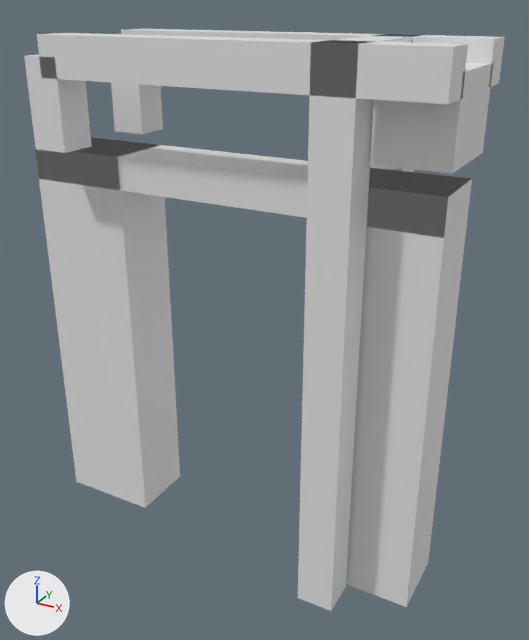
Two versions of the glTF model models/hoornaar/hoornaar-brug-e34825c3/hoornaar-brug-e34825c3.glb, one commit apart.
One viewpoint serves both versions: a camera (50 mm lens) standing at (8.76, -14.41, 3.55) and looking at (0.69, 0.26, -3.78). Arrows for +X, +Y and +Z are at lower left; the lights stay in place. The picture after the commit comes second.

Names of what the first picture shows: 'building:balans', 'building:balans 2', 'building:contragewicht', 'building:hamei', 'building:hamei 2', 'building:hangstang', 'building:hangstang 2', 'building:portaal', 'road:dek', 'road:landhoofd (aangenomen)', 'road:landhoofd (aangenomen) 2'.
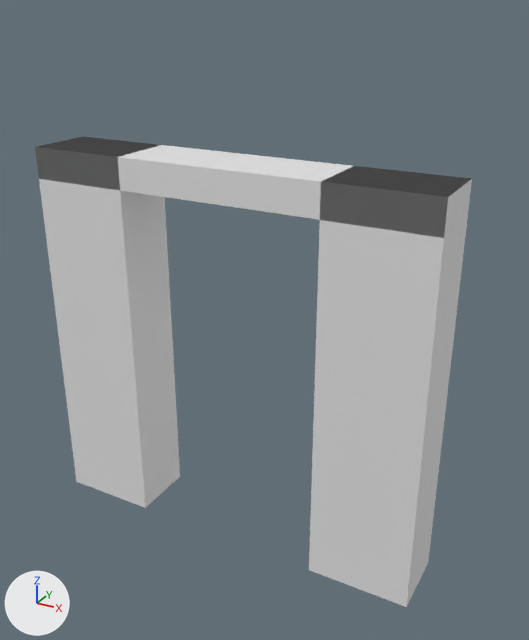
What differs and where, as boxes [x1, y1, x2, y2] in the pictures (529 x 640 px):
```json
{"object": "building:hamei 2", "change": "deleted", "before": [298, 40, 374, 611]}
{"object": "building:balans 2", "change": "deleted", "before": [37, 33, 468, 104]}
{"object": "building:contragewicht", "change": "deleted", "before": [373, 63, 493, 174]}
{"object": "building:hangstang 2", "change": "deleted", "before": [24, 55, 92, 153]}
{"object": "building:balans", "change": "deleted", "before": [121, 29, 505, 87]}
{"object": "building:hangstang", "change": "deleted", "before": [111, 83, 163, 134]}
{"object": "building:portaal", "change": "deleted", "before": [329, 35, 414, 43]}
{"object": "building:hamei", "change": "deleted", "before": [370, 34, 422, 172]}
```

The change, as JSON lines over the scene's bpy script:
```json
{"op": "remove", "block": "ob_building_hamei", "code": ["ob_building_hamei = bpy.data.objects.new('building:hamei', me_hamei)", "ob_building_hamei.location = (0.0, 0.0, 0.0)"]}
{"op": "remove", "block": "ob_building_hamei_2", "code": ["ob_building_hamei_2 = bpy.data.objects.new('building:hamei 2', me_hamei_2)", "ob_building_hamei_2.location = (0.0, 0.0, 0.0)"]}
{"op": "remove", "block": "ob_building_portaal", "code": ["ob_building_portaal = bpy.data.objects.new('building:portaal', me_portaal)", "ob_building_portaal.location = (0.0, 0.0, 0.0)"]}
{"op": "remove", "block": "ob_building_balans", "code": ["ob_building_balans = bpy.data.objects.new('building:balans', me_balans)", "ob_building_balans.location = (0.0, 0.0, 0.0)"]}
{"op": "remove", "block": "ob_building_hangstang", "code": ["ob_building_hangstang = bpy.data.objects.new('building:hangstang', me_hangstang)", "ob_building_hangstang.location = (0.0, 0.0, 0.0)"]}
{"op": "remove", "block": "ob_building_balans_2", "code": ["ob_building_balans_2 = bpy.data.objects.new('building:balans 2', me_balans_2)", "ob_building_balans_2.location = (0.0, 0.0, 0.0)"]}
{"op": "remove", "block": "ob_building_hangstang_2", "code": ["ob_building_hangstang_2 = bpy.data.objects.new('building:hangstang 2', me_hangstang_2)", "ob_building_hangstang_2.location = (0.0, 0.0, 0.0)"]}
{"op": "remove", "block": "ob_building_contragewicht", "code": ["ob_building_contragewicht = bpy.data.objects.new('building:contragewicht', me_contragewicht)", "ob_building_contragewicht.location = (0.0, 0.0, 0.0)"]}
```
